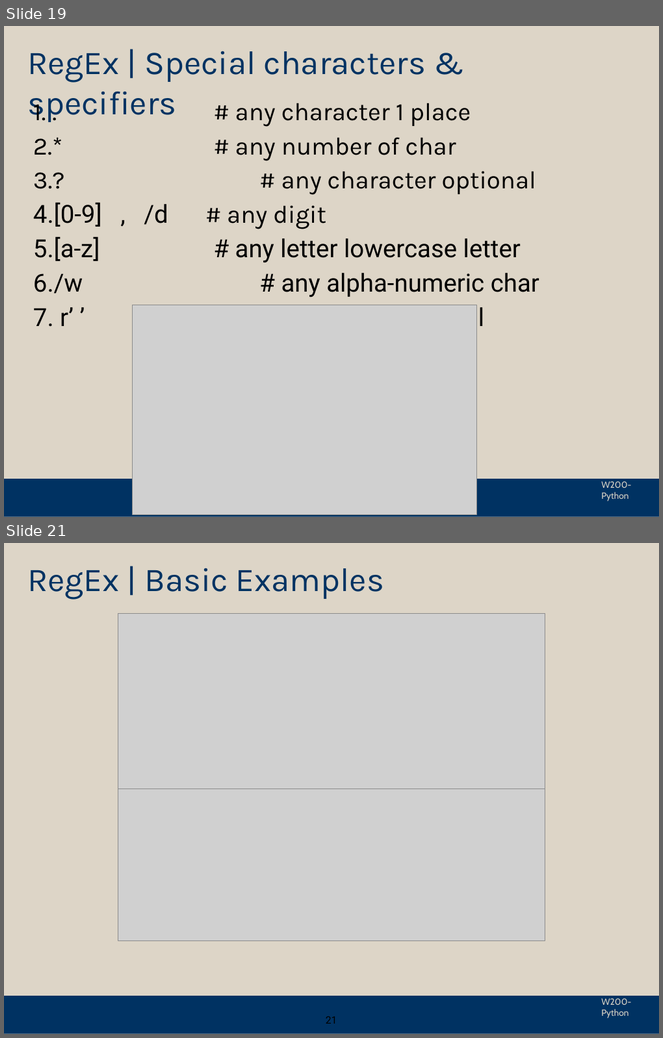
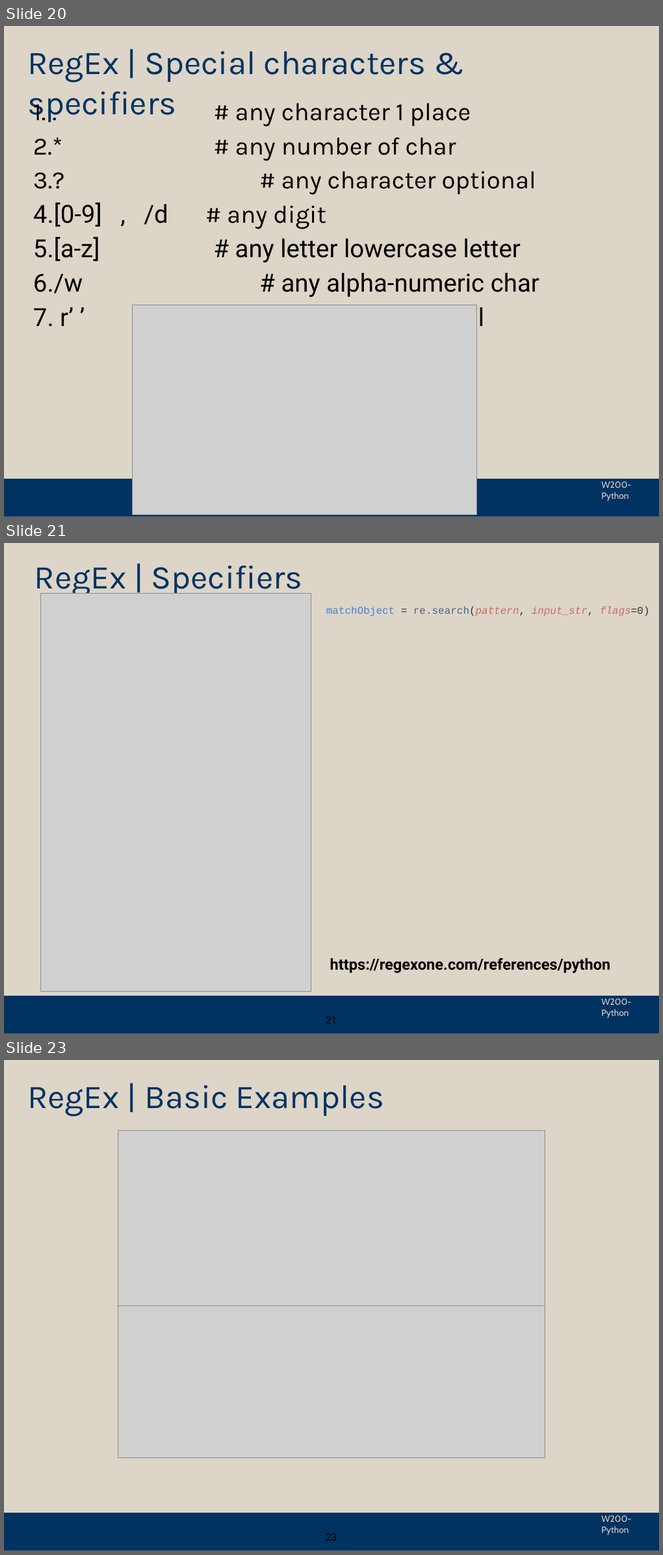
Before and after one commit to yzwu1209/Python_Foundation, a slide deck: sync_presentations/week_09/week_09-new.pptx. Shown one above the other, each under a label of ours: slides 19 and 21 before the commit, slides 20, 21 and 23 after it; the slides between them are not shown. The pictures are 663x1038 and 663x1555 pixels, drawn with LibreOffice and Linux fonts; fonts in the diff are those of the drawing; grey boxes stand for pictures; background and template pictures are left out. Boxes give left, top, right and bottom in pixels: in the first picture for what was removed or moved away, otherwise in the second. Text is boxed around its words. In the diff, an @@ line names an element or a change of style, - is before the commit and + after.

```diff
--- a/sync_presentations/week_09/week_09-new.pptx
+++ b/sync_presentations/week_09/week_09-new.pptx
@@ slide 21 added at [4,543,659,1034], background #DDD5C7; not listed: 2 template elements that a slide beside it also shows @@
@@ title added at [35,565,303,597], 52 pt, text #003262 @@
+RegEx | Specifiers
@@ picture added at [41,593,311,992] @@
@@ text added at [326,606,650,616], 16.2 pt, text #CB6969 @@
+matchObject = re.search(pattern, input_str, flags=0)
@@ text added at [330,958,611,973], 24 pt, text #000000, bold @@
+https://regexone.com/references/python
@@ page number added at [326,1017,337,1024], 16 pt, text #000000 @@
+21
@@ what was slide 19 is now slide 20 @@
@@ what was slide 21 is now slide 23 @@
@@ page number at [326,1534,337,1541]: text changed @@
-21
+23
```
Also in this commit, not shown: 2 slides changed, 3 other slides added, 2 slides removed, 1 other file.
